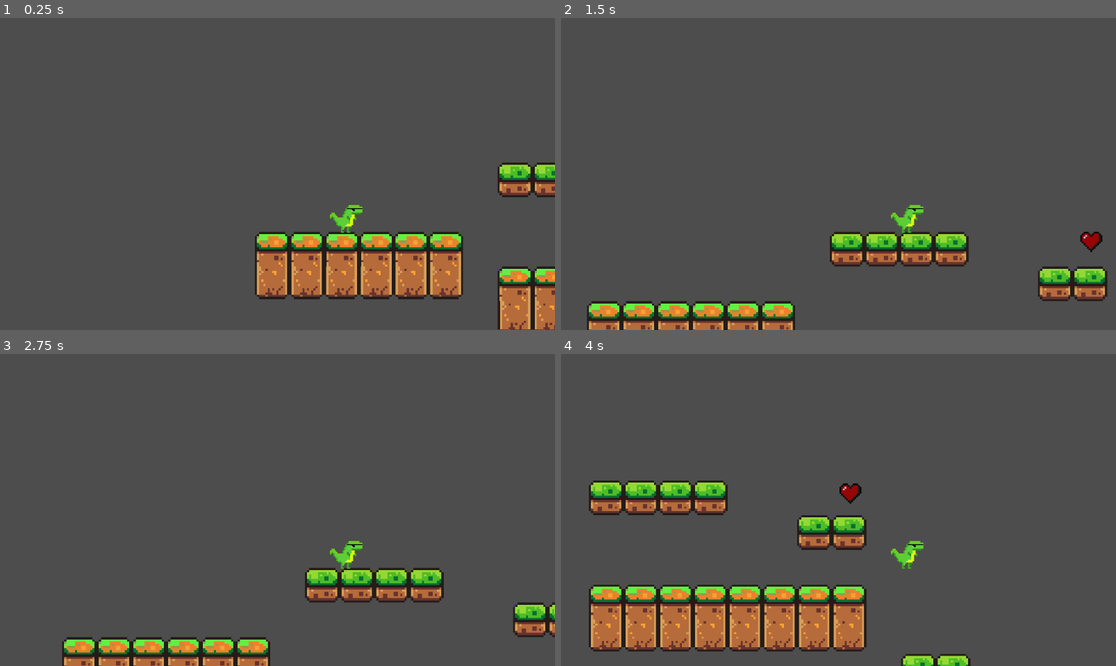
Above: before the commit, frames 1-4 (two rows, left to right).
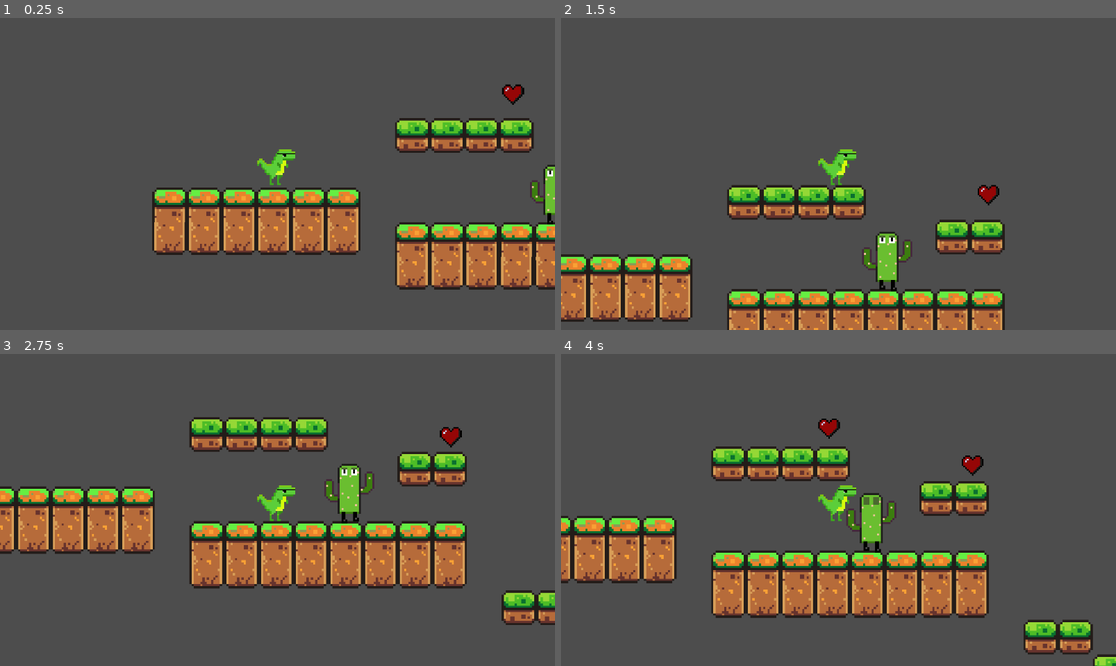
Above: after the commit, the same moments.

Repository: SummerHigh18/Dino
Game: Godot game, scene res://main.tscn
The game is run twice, just before and just after one commit, with the same random seed, the same clock (stepped at 60 frames per second) and the same inputs.
Inputs (mouse positions are in pixels of both pictures, inside the frame that each line leads up to):
- Up to frame 1 (0.25 s): no input
- Up to frame 2 (1.5 s): tap Enter at 0.5 s; move the mouse to (960, 158) at 0.52 s; hold Right (right) from 0.53 s (still down); tap Alt at 0.6 s; click (960, 158) at 0.67 s; tap W (jump) at 0.77 s; move the mouse to (727, 189) at 1.27 s; tap Shift at 1.35 s
- Up to frame 3 (2.75 s): tap W (jump) at 1.52 s; move the mouse to (333, 441) at 2.02 s; release Right (right) at 2.03 s; hold Left (left) from 2.03 s (still down); tap Alt at 2.1 s
- Up to frame 4 (4 s): move the mouse to (810, 572) at 2.77 s; release Left (left) at 2.78 s; hold Right (right) from 2.78 s (still down); tap Shift at 2.85 s; click (810, 572) at 2.92 s; tap W (jump) at 3.02, 3.77 s; move the mouse to (1005, 556) at 3.52 s; tap Alt at 3.6 s

The runs differ from the first frame. In frame 1, 23% of the frame differs, in the area x 27-100%, y 21-100%; in frame 2, 21%; in frame 3, 28%; in frame 4, 34%, in the area x 0-100%, y 20-100%.

Commit message:
added the enemy and death in void

Diff:
--- /dev/null
+++ b/area_2d.gd
@@ -0,0 +1,13 @@
+extends Area2D
+
+@onready var timer: Timer = $Timer
+
+
+
+func _on_body_entered(body: Node2D) -> void:
+	print("You Died!")
+	timer.start()
+
+
+func _on_timer_timeout() -> void:
+	get_tree().reload_current_scene()
--- /dev/null
+++ b/area_2d.tscn
@@ -0,0 +1,14 @@
+[gd_scene format=3 uid="uid://fg6k85kg5qyx"]
+
+[ext_resource type="Script" uid="uid://d4gcx6eixxv88" path="res://area_2d.gd" id="1_gf172"]
+
+[node name="Death" type="Area2D" unique_id=1997320905]
+collision_mask = 2
+script = ExtResource("1_gf172")
+
+[node name="Timer" type="Timer" parent="." unique_id=514867287]
+wait_time = 0.5
+one_shot = true
+
+[connection signal="body_entered" from="." to="." method="_on_body_entered"]
+[connection signal="timeout" from="Timer" to="." method="_on_timer_timeout"]
--- /dev/null
+++ b/cactus.tscn
@@ -0,0 +1,79 @@
+[gd_scene format=3 uid="uid://bwva4c1tg0425"]
+
+[ext_resource type="Texture2D" uid="uid://vl34s3wcujra" path="res://extra/cactus-Sheet.png" id="1_v3bmc"]
+[ext_resource type="PackedScene" uid="uid://fg6k85kg5qyx" path="res://area_2d.tscn" id="2_l2xdd"]
+
+[sub_resource type="AtlasTexture" id="AtlasTexture_pveng"]
+atlas = ExtResource("1_v3bmc")
+region = Rect2(0, 0, 32, 32)
+
+[sub_resource type="AtlasTexture" id="AtlasTexture_jqi05"]
+atlas = ExtResource("1_v3bmc")
+region = Rect2(32, 0, 32, 32)
+
+[sub_resource type="AtlasTexture" id="AtlasTexture_2a4ad"]
+atlas = ExtResource("1_v3bmc")
+region = Rect2(64, 0, 32, 32)
+
+[sub_resource type="AtlasTexture" id="AtlasTexture_u6gee"]
+atlas = ExtResource("1_v3bmc")
+region = Rect2(96, 0, 32, 32)
+
+[sub_resource type="AtlasTexture" id="AtlasTexture_lakah"]
+atlas = ExtResource("1_v3bmc")
+region = Rect2(128, 0, 32, 32)
+
+[sub_resource type="AtlasTexture" id="AtlasTexture_28ui1"]
+atlas = ExtResource("1_v3bmc")
+region = Rect2(160, 0, 32, 32)
+
+[sub_resource type="AtlasTexture" id="AtlasTexture_up74a"]
+atlas = ExtResource("1_v3bmc")
+region = Rect2(192, 0, 32, 32)
+
+[sub_resource type="SpriteFrames" id="SpriteFrames_deti8"]
+animations = [{
+"frames": [{
+"duration": 1.0,
+"texture": SubResource("AtlasTexture_pveng")
+}, {
+"duration": 1.0,
+"texture": SubResource("AtlasTexture_jqi05")
+}, {
+"duration": 1.0,
+"texture": SubResource("AtlasTexture_2a4ad")
+}, {
+"duration": 1.0,
+"texture": SubResource("AtlasTexture_u6gee")
+}, {
+"duration": 1.0,
+"texture": SubResource("AtlasTexture_lakah")
+}, {
+"duration": 1.0,
+"texture": SubResource("AtlasTexture_28ui1")
+}, {
+"duration": 1.0,
+"texture": SubResource("AtlasTexture_up74a")
+}],
+"loop": true,
+"name": &"default",
+"speed": 5.0
+}]
+
+[sub_resource type="RectangleShape2D" id="RectangleShape2D_ptukp"]
+size = Vector2(95, 102)
+
+[node name="Cactus" type="Node2D" unique_id=1438457270]
+
+[node name="AnimatedSprite2D" type="AnimatedSprite2D" parent="." unique_id=1377691942]
+scale = Vector2(4, 4)
+sprite_frames = SubResource("SpriteFrames_deti8")
+autoplay = "default"
+frame = 2
+frame_progress = 0.9978952
+
+[node name="Death" parent="." unique_id=1997320905 instance=ExtResource("2_l2xdd")]
+
+[node name="CollisionShape2D" type="CollisionShape2D" parent="Death" unique_id=253804945]
+position = Vector2(-8.5, 5)
+shape = SubResource("RectangleShape2D_ptukp")
--- a/heart.tscn
+++ b/heart.tscn
@@ -7,6 +7,7 @@
 radius = 14.035668
 
 [node name="Heart" type="Area2D" unique_id=1923355952]
+collision_mask = 2
 script = ExtResource("1_7p8dj")
 
 [node name="Sprite2D" type="Sprite2D" parent="." unique_id=1429394966]
--- a/main.tscn
+++ b/main.tscn
@@ -8,6 +8,9 @@
 [ext_resource type="Texture2D" uid="uid://d20fclao2bb7w" path="res://extra/Sprite-ground.png" id="6_272bh"]
 [ext_resource type="Texture2D" uid="uid://bb8xdn1psqu6d" path="res://extra.png" id="7_272bh"]
 [ext_resource type="PackedScene" uid="uid://blit1jcatfu1q" path="res://heart.tscn" id="8_5vw27"]
+[ext_resource type="Texture2D" uid="uid://csrk52pwbypjj" path="res://extra/finaldino-Sheet-export.png" id="8_kek77"]
+[ext_resource type="PackedScene" uid="uid://fg6k85kg5qyx" path="res://area_2d.tscn" id="10_4c57u"]
+[ext_resource type="PackedScene" uid="uid://bwva4c1tg0425" path="res://cactus.tscn" id="11_efxa6"]
 
 [sub_resource type="TileSetAtlasSource" id="TileSetAtlasSource_lquwl"]
 texture = ExtResource("2_h2yge")
@@ -355,7 +358,57 @@
 sources/4 = SubResource("TileSetAtlasSource_4c57u")
 
 [sub_resource type="RectangleShape2D" id="RectangleShape2D_1bvp3"]
-size = Vector2(65, 58)
+size = Vector2(69.375, 63)
+
+[sub_resource type="AtlasTexture" id="AtlasTexture_4c57u"]
+atlas = ExtResource("8_kek77")
+region = Rect2(0, 0, 256, 256)
+
+[sub_resource type="AtlasTexture" id="AtlasTexture_efxa6"]
+atlas = ExtResource("8_kek77")
+region = Rect2(256, 0, 256, 256)
+
+[sub_resource type="AtlasTexture" id="AtlasTexture_dg77c"]
+atlas = ExtResource("8_kek77")
+region = Rect2(512, 0, 256, 256)
+
+[sub_resource type="AtlasTexture" id="AtlasTexture_ycdy4"]
+atlas = ExtResource("8_kek77")
+region = Rect2(768, 0, 256, 256)
+
+[sub_resource type="AtlasTexture" id="AtlasTexture_w48qg"]
+atlas = ExtResource("8_kek77")
+region = Rect2(1024, 0, 256, 256)
+
+[sub_resource type="AtlasTexture" id="AtlasTexture_vivmo"]
+atlas = ExtResource("8_kek77")
+region = Rect2(1280, 0, 256, 256)
+
+[sub_resource type="SpriteFrames" id="SpriteFrames_2cqfq"]
+animations = [{
+"frames": [{
+"duration": 1.0,
+"texture": SubResource("AtlasTexture_4c57u")
+}, {
+"duration": 1.0,
+"texture": SubResource("AtlasTexture_efxa6")
+}, {
+"duration": 1.0,
+"texture": SubResource("AtlasTexture_dg77c")
+}, {
+"duration": 1.0,
+"texture": SubResource("AtlasTexture_ycdy4")
+}, {
+"duration": 1.0,
+"texture": SubResource("AtlasTexture_w48qg")
+}, {
+"duration": 1.0,
+"texture": SubResource("AtlasTexture_vivmo")
+}],
+"loop": true,
+"name": &"default",
+"speed": 14.0
+}]
 
 [sub_resource type="Animation" id="Animation_5vw27"]
 length = 0.001
@@ -395,6 +448,9 @@
 &"hover-jump": SubResource("Animation_kek77")
 }
 
+[sub_resource type="WorldBoundaryShape2D" id="WorldBoundaryShape2D_efxa6"]
+distance = -7.0
+
 [node name="Node" type="Node" unique_id=991052952]
 
 [node name="TileMapLayer" type="TileMapLayer" parent="." unique_id=658008403]
@@ -407,23 +463,48 @@
 [node name="Player" type="CharacterBody2D" parent="." unique_id=937831323]
 z_index = 5
 position = Vector2(-76, 155)
+collision_layer = 2
 script = ExtResource("1_h2yge")
 
 [node name="Sprite2D" type="Sprite2D" parent="Player" unique_id=1553344277]
-position = Vector2(898, 253)
+visible = false
+position = Vector2(727, 238)
 scale = Vector2(0.4, 0.4)
 texture = ExtResource("2_1bvp3")
 
 [node name="CollisionShape2D" type="CollisionShape2D" parent="Player" unique_id=89628872]
-position = Vector2(900.5, 270)
+position = Vector2(971.3125, 225.5)
 shape = SubResource("RectangleShape2D_1bvp3")
 
 [node name="Camera2D" type="Camera2D" parent="Player" unique_id=222407948]
-position = Vector2(760, 179)
-
-[node name="Heart" parent="." unique_id=1923355952 instance=ExtResource("8_5vw27")]
+position = Vector2(973, 234)
+limit_bottom = 1100
+
+[node name="AnimatedSprite2D" type="AnimatedSprite2D" parent="Player" unique_id=1388055938]
+position = Vector2(971.00006, 220)
+scale = Vector2(0.47, 0.47)
+sprite_frames = SubResource("SpriteFrames_2cqfq")
+frame_progress = 0.5099842
+
+[node name="Heart" parent="." unique_id=1191912140 instance=ExtResource("8_5vw27")]
 position = Vector2(1684, 388)
 
 [node name="AnimationPlayer" type="AnimationPlayer" parent="Heart" unique_id=1715291270]
 libraries/ = SubResource("AnimationLibrary_4c57u")
 autoplay = &"hover-jump"
+
+[node name="Heart" parent="Heart" unique_id=1923355952 instance=ExtResource("8_5vw27")]
+position = Vector2(-298, -77)
+
+[node name="Heart2" parent="Heart" unique_id=1556455465 instance=ExtResource("8_5vw27")]
+position = Vector2(861, 140)
+
+[node name="Area2D" parent="." unique_id=1997320905 instance=ExtResource("10_4c57u")]
+position = Vector2(1347, 1143)
+
+[node name="CollisionShape2D" type="CollisionShape2D" parent="Area2D" unique_id=665912752]
+position = Vector2(1, -2)
+shape = SubResource("WorldBoundaryShape2D_efxa6")
+
+[node name="Cactus" parent="." unique_id=1438457270 instance=ExtResource("11_efxa6")]
+position = Vector2(1481, 503)
--- a/project.godot
+++ b/project.godot
@@ -48,5 +48,6 @@
 
 [rendering]
 
+textures/canvas_textures/default_texture_filter=0
 rendering_device/driver.windows="d3d12"
 renderer/rendering_method="mobile"
Not shown, added: area_2d.gd.uid
Binary file added: extra/cactus-Sheet.png
Not shown, added: extra/cactus-Sheet.png.import
Binary file added: extra/finaldino-Sheet-export.png
Not shown, added: extra/finaldino-Sheet-export.png.import
